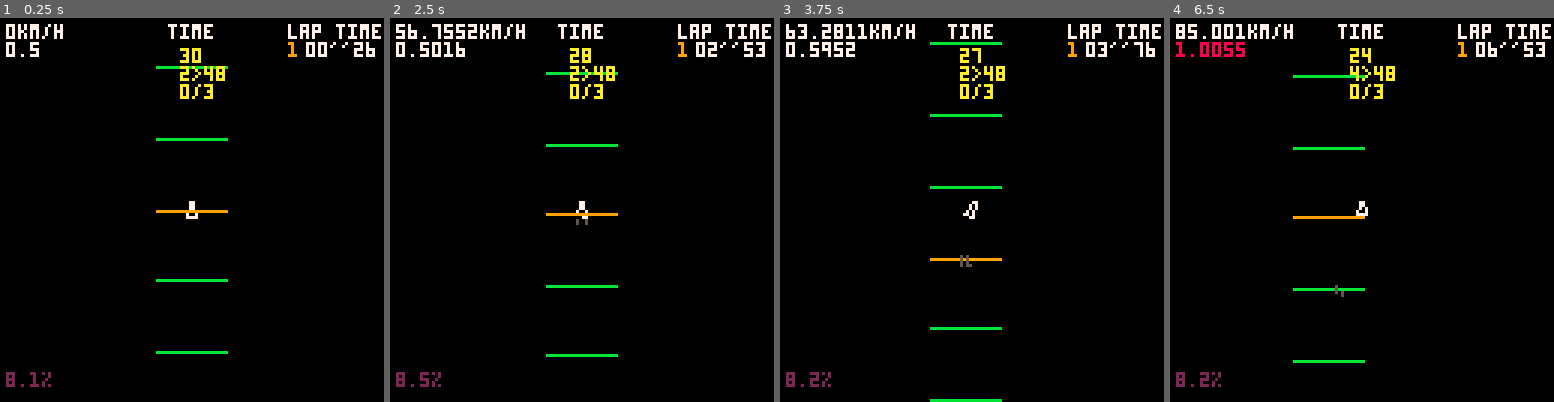
Above: before the commit, frames 1-4 (left to right).
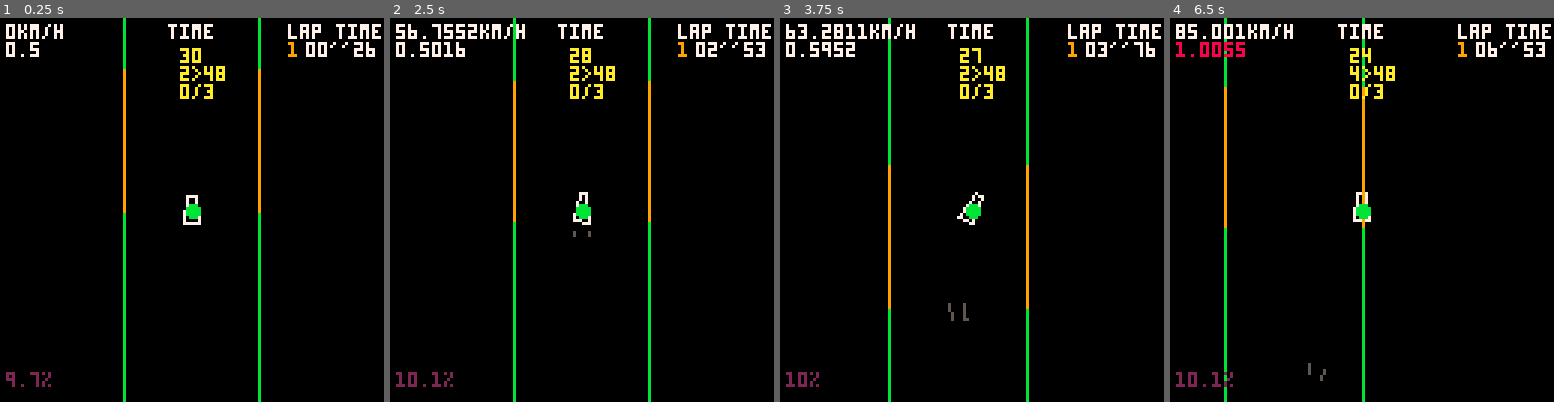
Above: after the commit, the same moments.

Repository: freds72/virtua-on
Game: PICO-8 cartridge carts/physics.p8
Two runs of this game, one before a commit and one after it. Both use one fixed random seed, a clock stepped at 60 frames per second and the inputs below.
Inputs:
- Up to frame 1 (0.25 s): no input
- Up to frame 2 (2.5 s): hold Right 1.6-2.1 s; hold Up 2.15-2.42 s; hold Right from 2.47 s (still down)
- Up to frame 3 (3.75 s): release Right at 3.03 s; hold Left 3.08-3.58 s; hold Down from 3.63 s (still down)
- Up to frame 4 (6.5 s): release Down at 3.97 s; hold Right 4.02-4.68 s; hold Up 4.73-5.03 s; hold Left 5.08-5.68 s; hold Down 5.73-6.03 s; hold Right from 6.08 s (still down)

The runs differ from the first frame. In frame 1, 2.6% of the frame differs, in the area x 1-68%, y 0-100%; in frame 2, 2.8%; in frame 3, 3.0%, in the area x 1-65%, y 0-100%; in frame 4, 2.7%.

Commit message:
track discontinuity working (wip0

Diff:
--- a/carts/physics.p8
+++ b/carts/physics.p8
@@ -16,6 +16,7 @@
 	{-29.47,0,-8.97},{-21.31,0,-8.97},
 	{-29.08,0,-4.89},{-21.31,0,-4.89},
 	{-28.65,0,-0.77},{-21.31,0,-0.77},
+	{-28.65,0,-0.77},{-18.31,0,-0.77},
 	{-26.95,0,3.36},{-21.31,0,3.36},
 	{-25.31,0,7.41},{-21.43,0,7.41},
 	{-25.31,0,11.16},{-21.43,0,11.16},
@@ -303,7 +304,7 @@
 	}
 end
 
-local cam=make_cam(6)
+local cam=make_cam(12)
 function make_skidmarks()
 	local skidmarks={}
 	local t=0
@@ -345,11 +346,7 @@
 local skidmarks=make_skidmarks()
 
 function make_track(segments,checkpoint)
-	-- "close" track
-	-- add(segments,segments[1])
-	-- add(segments,segments[2])
-	assert(#segments%2==0,"invalid number of track coordinates")
-	local n=#segments/2
+	local n=#segments/3
 	-- active index
 	checkpoint=checkpoint or 0
 	-- track coordinates
@@ -359,15 +356,46 @@
 
 	local function to_v(i)
 		i=i%n
-		local l,r=segments[2*i+1],segments[2*i+2]
-		-- center
-		local c=v_clone(l)
-		v_add(c,r)
-		v_scale(c,0.5)
-		-- normal
-		return c,v2_ortho(make_v(l,r)),l,r
-	end
-	local p0,n0,l0,r0=to_v(checkpoint)
+		return segments[3*i+1],segments[3*i+2],segments[3*i+3]
+	end
+	-- starting quad
+	local n0,l0,r0=to_v(checkpoint)
+	local n1,l1,r1=to_v(checkpoint+1)
+	local prev_pos
+	local function next()
+		checkpoint+=1
+		n0,l0,r0=n1,l1,r1
+		n1,l1,r1=to_v(checkpoint+1)
+		-- 'flat segment'
+		if (abs(v_dot(make_v(l0,l1),n0))<0.001 or abs(v_dot(make_v(l0,r1),n0))<0.001) next()
+	end
+	local function prev()
+		-- going backward!!
+		checkpoint-=1
+		n1,l1,r1=n0,l0,r0
+		n0,l0,r0=to_v(checkpoint)
+		-- 'flat segment'
+		if (abs(v_dot(make_v(l0,l1),n0))<0.001 or abs(v_dot(make_v(l0,r1),n0))<0.001) prev()
+	end
+	local function get_d(pos)
+		local d0=v_dot(make_v(pos,l0),n0)
+		return d0/(d0-v_dot(make_v(pos,l1),n1))
+	end
+
+	local function draw_border(offset)
+		local segments=segments
+		local t0=segments[#segments+offset-1]
+		local x0,y0=cam:project(t0)
+		for i=1,#segments,3 do
+			local t1=segments[i+offset+1]
+			local x1,y1=cam:project(t1)
+			local k=(i-1)/3
+			color((checkpoint+1)%n==k and 9 or 11)
+			line(x0,y0,x1,y1)
+			x0,y0=x1,y1
+		end
+	end
+
 	return {
 		-- returns any location after checkpoint
 		-- +1: next boundary
@@ -382,42 +410,61 @@
 		get_chkpoint=function(self)
 			return checkpoint
 		end,
-		update=function(self,pos,correct)
+		update=function(self,pos,fwd,correct)
 			-- have we past end of current segment?
-			local p1,n1,l1,r1=to_v(checkpoint+1)
-			local d0,d1=v_dot(make_v(pos,p0),n0),v_dot(make_v(pos,p1),n1)
-			local d=d0/(d0-d1)
+			local d,segment=get_d(pos),checkpoint
+			local forward
 			if d>1 then
-				checkpoint+=1
-				p0,n0,l0,r0=p1,n1,l1,r1
-				-- calculate new distance
-				p1,n1,l1,r1=to_v(checkpoint+1)
-				d0,d1=v_dot(make_v(pos,p0),n0),v_dot(make_v(pos,p1),n1)
-				d=d0/(d0-d1)
+				next()
+				forward=true
 			elseif d<0 then
-				-- going backward!!
-				checkpoint-=1
-				p1,n1,l1,r1=p0,n0,l0,r0
-				p0,n0,l0,r0=to_v(checkpoint)
-				-- calculate new distance
-				p1,n1,l1,r1=to_v(checkpoint+1)
-				d0,d1=v_dot(make_v(pos,p0),n0),v_dot(make_v(pos,p1),n1)
-				d=d0/(d0-d1)
-			end
+				prev()
+			end
+			-- refresh d
+			d=get_d(pos)
 			track_u=checkpoint+(d%1)
 
-			local ll=v_lerp(l0,l1,d)
-			local rr=v_lerp(r0,r1,d)
-
-			local v=make_v(ll,rr)
-			track_v=v_dot(v,make_v(ll,pos))/v_dot(v,v)
 			if correct then
+				local ll,rr=v_lerp(l0,l1,d),v_lerp(r0,r1,d)
+				local v=make_v(ll,rr)
+				track_v=v_dot(v,make_v(ll,pos))/v_dot(v,v)
+				-- invalid position & discontinuity
+				if (track_v<0 or track_v>1) and abs(segment-checkpoint)>1 then
+					-- back to 'safe' place
+					local n,l,r
+					if forward then
+						prev()
+						n,l,r=n1,l1,r1
+					else
+						next()
+						n,l,r=n0,l0,r0
+					end
+					-- line intersection
+					local t=-v_dot(make_v(l,prev_pos),n)/v_dot(fwd,n)
+					local fixed_pos=v_clone(prev_pos)
+					v_add(fixed_pos,fwd,0.95*t)
+					pos[1],pos[3]=fixed_pos[1],fixed_pos[3]
+
+					-- side pos
+					d=get_d(pos)
+					local ll,rr=v_lerp(l0,l1,d),v_lerp(r0,r1,d)
+					local v=make_v(ll,rr)
+					track_v=v_dot(v,make_v(ll,pos))/v_dot(v,v)
+				end
+				-- keep within track
 				if track_v>1 then
 					pos[1],pos[3]=rr[1],rr[3]
 				elseif track_v<0 then
 					pos[1],pos[3]=ll[1],ll[3]
 				end
-			end
+				-- for collision
+				prev_pos=pos
+			end
+
+			-- refresh d
+			d=get_d(pos)
+			track_u=checkpoint+(d%1)
+
 			return to_v(checkpoint),checkpoint
 		end,
 		-- mod: modulo or not
@@ -428,14 +475,12 @@
 			return track_v
 		end,
 		draw=function(self)
-			local track_data=track_data
-			for i=1,#track_data,2 do
-				local l,r=track_data[i],track_data[i+1]
-				local x0,y0=cam:project(l)
-				local x1,y1=cam:project(r)
-				local k=(i-1)/2
-				color((checkpoint)%n==k and 9 or 11)
-				line(x0,y0,x1,y1)
+			draw_border(0)
+			draw_border(1)
+
+			if prev_pos then
+				local x0,y0=cam:project(prev_pos)
+				circfill(x0,y0,2,11)
 			end
 		end
 	}
@@ -451,7 +496,7 @@
 	-- remaining time before game over (+ some buffer time)
 	local lap_t,remaining_t,best_t,best_i=0,30*30,32000,1
 	return {
-		update=function(self,pos)
+		update=function(self,pos,fwd)
 			remaining_t-=1
 			if remaining_t==0 then
 				-- next_state(gameover_state)
@@ -459,7 +504,7 @@
 			end
 			lap_t+=1
 			--
-			track:update(pos,true)
+			track:update(pos,fwd,true)
 			if track:get_u()>#laps*125+checkpoints[checkpoint+1] then
 				checkpoint+=1
 				remaining_t+=30*30
@@ -557,42 +602,14 @@
 	body.draw=function(self)
 		local lookahead=rpm/0.6
 
-		local v1,n1,l1,r1=track:get_next(flr(1*lookahead))
-		local v2,n2,l2,r2=track:get_next(flr(1*lookahead)+1)
+		local n1,l1,r1=track:get_next(flr(1*lookahead))
+		local n2,l2,r2=track:get_next(flr(1*lookahead)+1)
 		local len1,len2=v_len(make_v(l1,l2)),v_len(make_v(r1,r2))
 		local tgt=v_lerp(l2,r2,mid(0.5*len1/len2,0.2,0.8))
 
 		local x,y=cam:project(tgt)
 		circfill(x,y,1,8)
 
-		--[[
-
-
-
-		local x,y=cam:project(v2)
-		circfill(x,y,1,8)
-
-		local d1=v_dot(make_v(self.pos,v1),n1)
-		local d2=v_dot(make_v(self.pos,v2),n2)
-		local d=d1/(d1-d2)
-
-		local ll=v_lerp(l1,l2,d)
-		local rr=v_lerp(r1,r2,d)
-
-		local lr=make_v(ll,rr)
-		local ll1=v_clone(ll)
-		v_add(ll1,lr,0)
-		local x,y=cam:project(ll1)
-		pset(x,y,8)
-
-		v_add(ll,lr,1)
-		local x,y=cam:project(ll)
-		pset(x,y,2)
-
-		--print((len1/len2).."\n"..flr(4*(rpm/0.6)).."\n"..rpm.."\n"..track:get_chkpoint(),x+3,y,5)
-		local dist=v_dist(self.pos,v2)
-		local dot=v_dot(make_v(l2,self.pos),n2)
-		]]
 		local len1,len2=v_len(make_v(l1,l2)),v_len(make_v(r1,r2))
 
 		local x,y=cam:project(self.pos)
@@ -649,8 +666,8 @@
 		end
 		]]
 
-		local v1,n1,l1,r1=track:get_next(lookahead)
-		local v2,n2,l2,r2=track:get_next(lookahead+1)
+		local n1,l1,r1=track:get_next(lookahead)
+		local n2,l2,r2=track:get_next(lookahead+1)
 		local len1,len2=v_len(make_v(l1,l2)),v_len(make_v(r1,r2))
 		local tgt=v_lerp(l2,r2,mid(0.5*len1/len2,0.2,0.8))
 		local curve=v_dot(fwd,v_normz(make_v(self.pos,v_lerp(l2,r2,mid(0.5*len1/len2,0.2,0.8)))))
@@ -824,19 +841,41 @@
 
 
 -- only for display
-local static_track=make_track(track_data)
+local static_track
 -- local static_track
 
-local plyr_track=make_track(track_data,2)
-local checkpoints=make_checkpoints({48,90,125},plyr_track)
-
-local plyr=make_plyr(plyr_track:get_next(),0,plyr_track)
+local plyr_track
+local checkpoints
+
+local plyr
 
 function _init()
+	local fixed_tracks={}
+	-- caclulate normals
+	for i=1,#track_data,2 do
+		local l0,r0=track_data[i],track_data[i+1]
+		add(fixed_tracks,v_normz(v2_ortho(make_v(l0,r0))))
+		add(fixed_tracks,l0)
+		add(fixed_tracks,r0)
+	end
+
+	-- only for display
+	static_track=make_track(fixed_tracks)
+	-- local static_track
+
+	plyr_track=make_track(fixed_tracks,2)
+	checkpoints=make_checkpoints({48,90,125},plyr_track)
+
+	local n,l,r=plyr_track:get_next()
+	l=v_clone(l)
+	v_add(l,r)
+	v_scale(l,0.5)
+	plyr=make_plyr(l,0,plyr_track)
+
 	add(actors,plyr)
 
 	for i=1,1 do
-		local npc_track=make_track(track_data,4*i)
+		local npc_track=make_track(fixed_tracks,4*i)
 		if(not static_track) static_track=npc_track
 		local p=v_clone(npc_track:get_next(4*i))
 		--p[1]+=(1-rnd(2))
@@ -854,7 +893,7 @@
 		plyr:integrate()
 		plyr:update()
 
-		checkpoints:update(plyr.pos)
+		checkpoints:update(plyr.pos,m_fwd(plyr.m))
 	end
 
 	for _,npc in pairs(npcs) do
